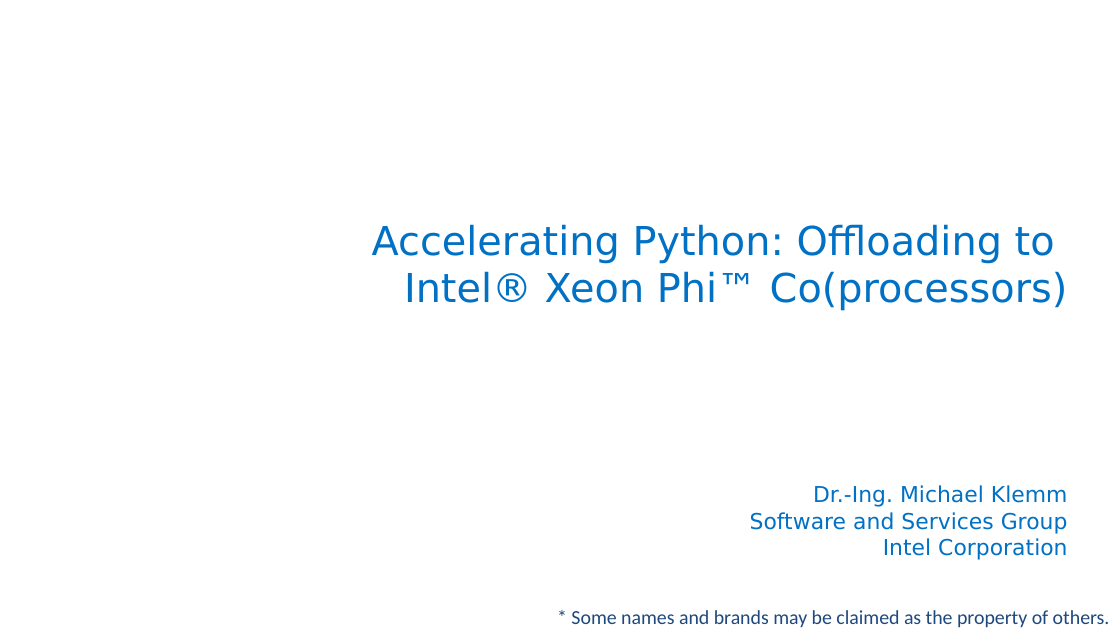
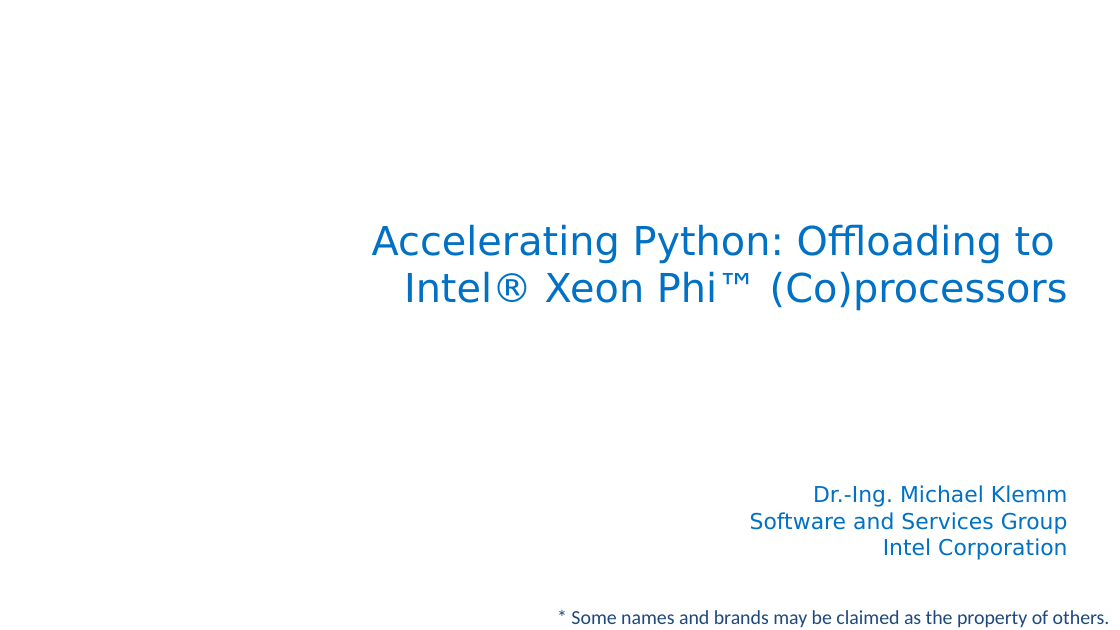
Before and after one commit to ContinuumIO/supercomputing2016-python, a slide deck: slide 1 of 4-AcceleratedPython/Accel Python Offloading to Intel Xeon Phi (Co)processors.pptx. Drawn at 1120x630 pixels with LibreOffice and Linux fonts; fonts in the diff are those of the drawing; background and template pictures are left out. Boxes give left, top, right and bottom in pixels: in the first picture for what was removed or moved away, otherwise in the second. Text is boxed around its words. In the diff, an @@ line names an element or a change of style, - is before the commit and + after.

Commit message:
Fixed the title slide of the pyMIC presentation.

```diff
--- a/4-AcceleratedPython/Accel Python Offloading to Intel Xeon Phi (Co)processors.pptx
+++ b/4-AcceleratedPython/Accel Python Offloading to Intel Xeon Phi (Co)processors.pptx
@@ title at (372,224,1068,311): text changed @@
-Accelerating Python: Offloading to
-Intel® Xeon Phi™ Co(processors)
+Accelerating Python: Offloading to
+Intel® Xeon Phi™ (Co)processors
```
